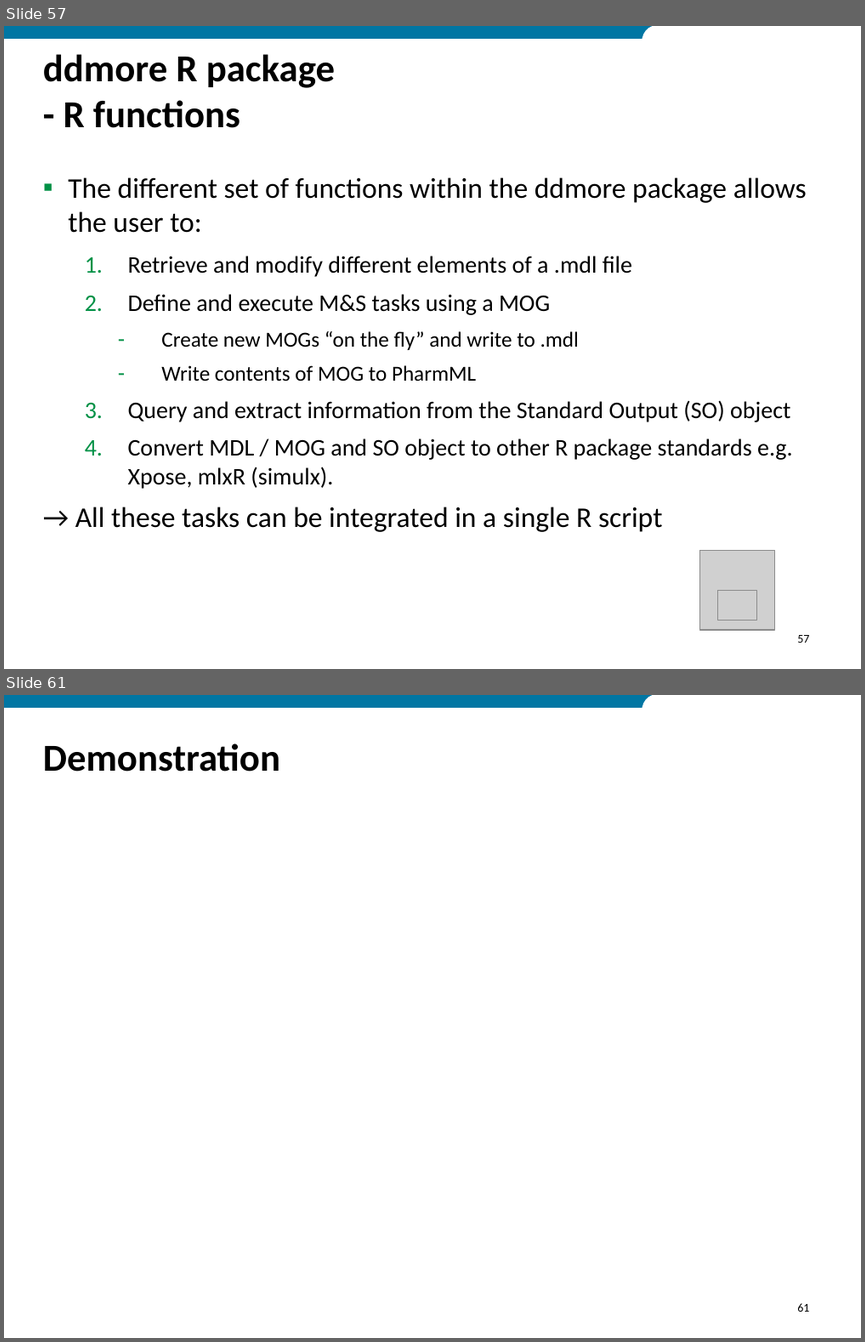
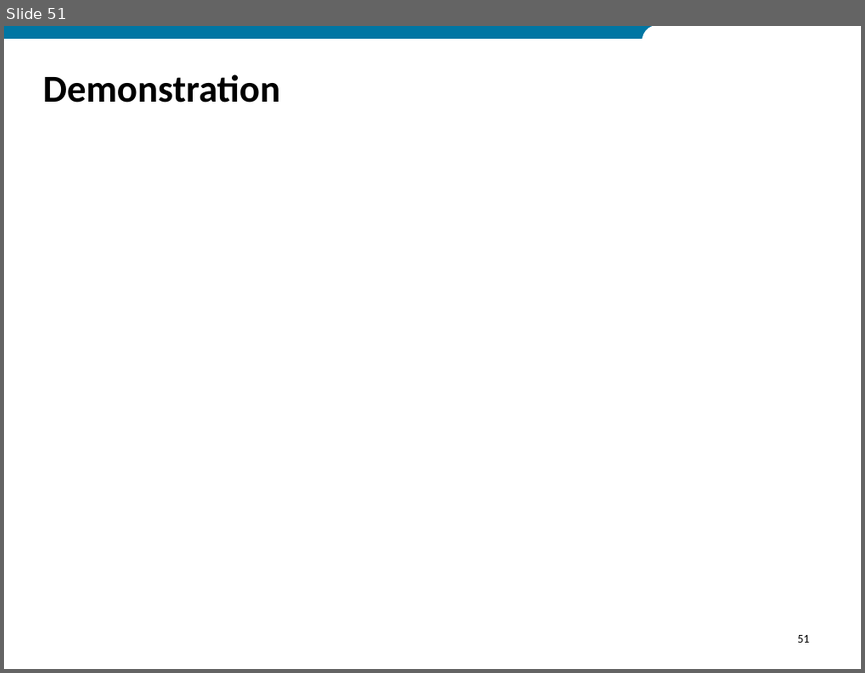
Before and after one commit to ModelDefinitionLanguage/MDLExamples, a slide deck: MDL_Tutorial_2018.pptx. Shown one above the other, each under a label of ours: slides 57 and 61 before the commit, slide 51 after it; the slides between them are not shown. The pictures are 865x1342 and 865x673 pixels, drawn with LibreOffice and Linux fonts; fonts in the diff are those of the drawing; grey boxes stand for pictures; background and template pictures are left out. Boxes give left, top, right and bottom in pixels: in the first picture for what was removed or moved away, otherwise in the second. Text is boxed around its words. In the diff, an @@ line names an element or a change of style, - is before the commit and + after.

```diff
--- a/MDL_Tutorial_2018.pptx
+++ b/MDL_Tutorial_2018.pptx
@@ slide 57 removed at [4,26,861,669], background #FFFFFF; not listed: 2 template elements that a slide beside it also shows @@
@@ title removed at [43,54,335,128] @@
-ddmore R package
-- R functions
@@ text removed at [68,177,806,532] @@
-▪ The different set of functions within the ddmore package allows the user to:
-  1. Retrieve and modify different elements of a .mdl file
-  2. Define and execute M&S tasks using a MOG
-    – Create new MOGs “on the fly” and write to .mdl
-    – Write contents of MOG to PharmML
-  3. Query and extract information from the Standard Output (SO) object
-  4. Convert MDL / MOG and SO object to other R package standards e.g. Xpose, mlxR (simulx).
-→ All these tasks can be integrated in a single R script
@@ picture removed at [699,550,774,630] @@
@@ picture removed at [718,590,757,620] @@
@@ page number removed at [797,635,809,642] @@
-57
@@ what was slide 61 is now slide 51 @@
@@ page number at [797,635,809,642]: text changed @@
-61
+51
```
Also in this commit, not shown: 7 slides changed, 11 slides added, 20 other slides removed, 21 other files.
